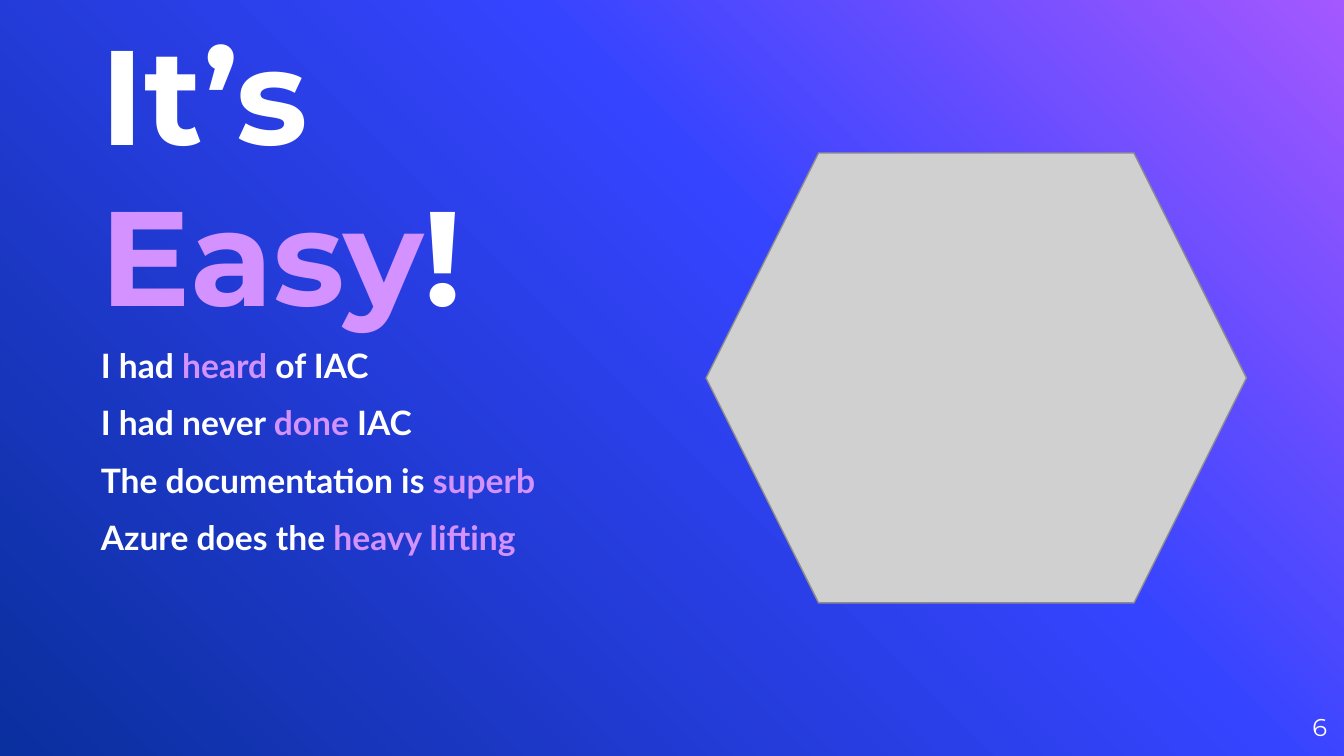
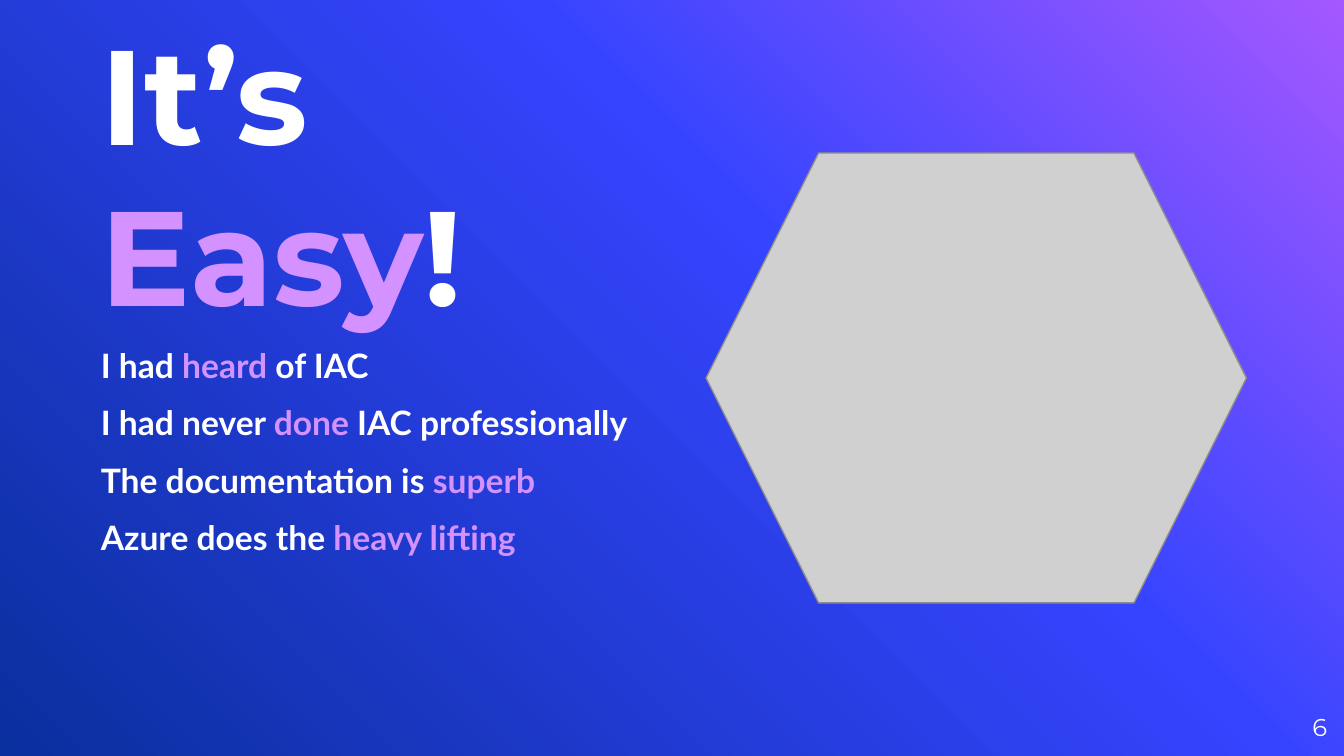
Before and after one commit to benjaminsampica/techtalks, a slide deck: slide 6 of Bicep/Bicep.pptx. Drawn at 1344x756 pixels with LibreOffice and Linux fonts; fonts in the diff are those of the drawing; grey boxes stand for pictures; background and template pictures are left out. Boxes give left, top, right and bottom in pixels: in the first picture for what was removed or moved away, otherwise in the second. Text is boxed around its words. In the diff, an @@ line names an element or a change of style, - is before the commit and + after.

Commit message:
changes

```diff
--- a/Bicep/Bicep.pptx
+++ b/Bicep/Bicep.pptx
@@ subtitle at (101,410,627,441): text changed @@
-I had never done IAC
+I had never done IAC professionally
```
Also in this commit, not shown: 2 slides added.
